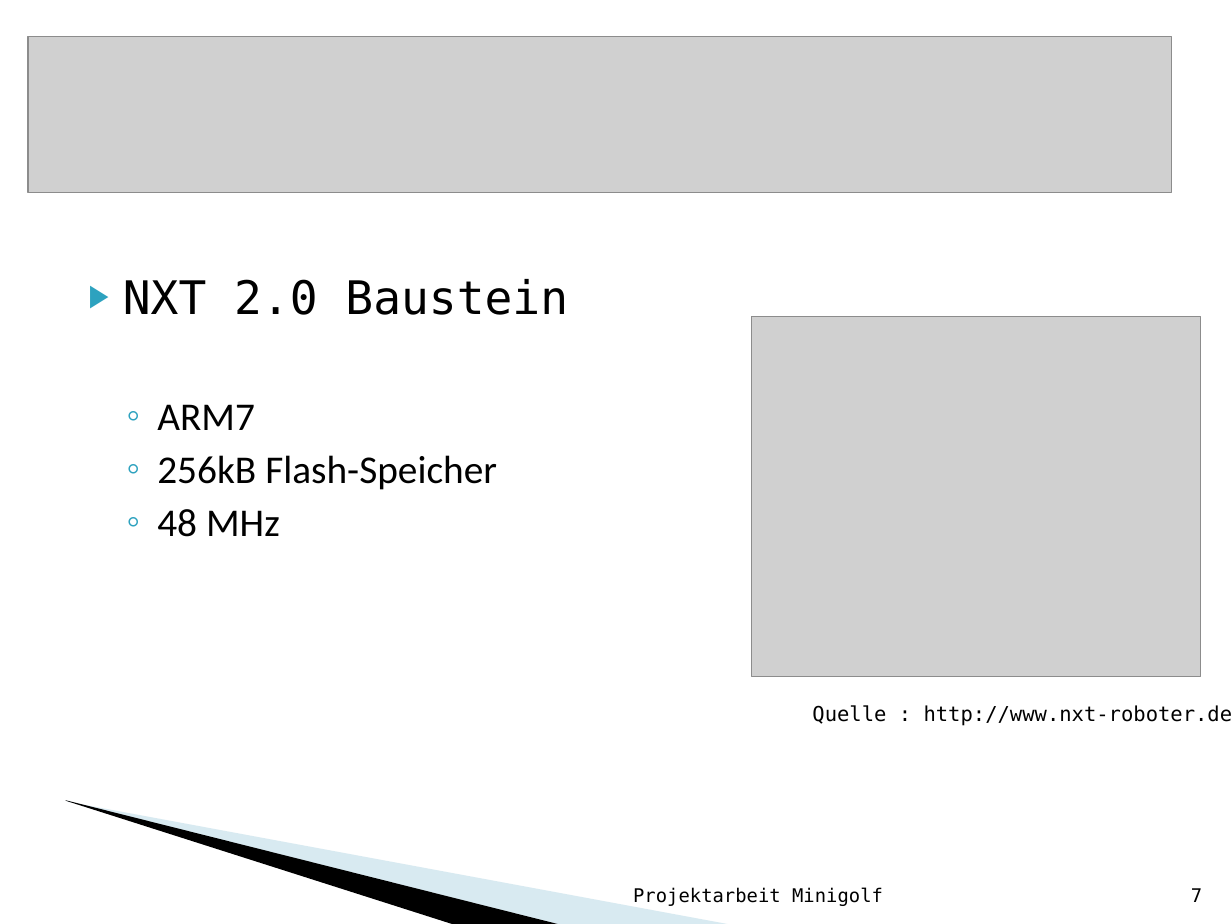
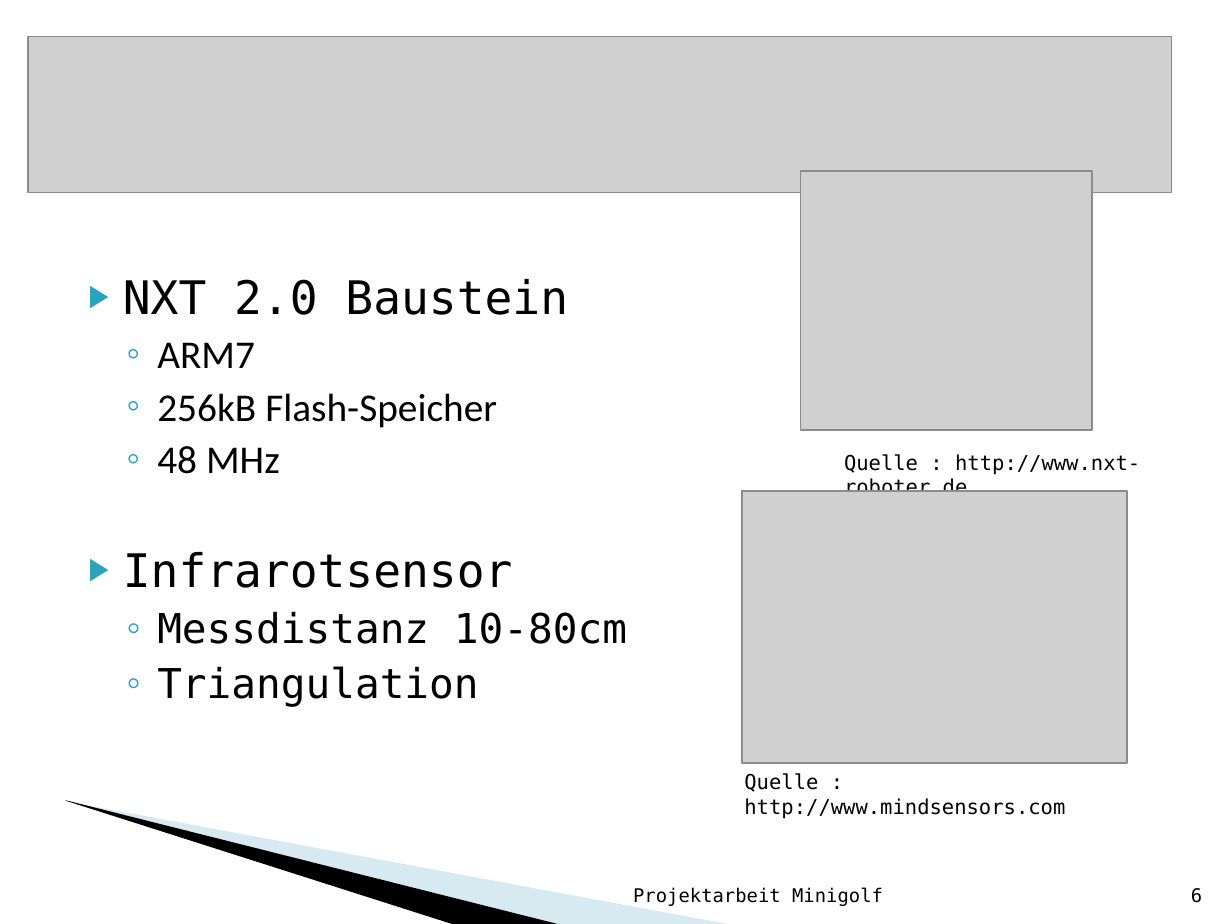
Before and after one commit to Rabbit2Clone/LegoMinigolfV1, a slide deck: slide 6 of Minigolf_mit_Lego_Mindstorms.ppt (slide 7 before the commit). Drawn at 1232x924 pixels with LibreOffice and Linux fonts; fonts in the diff are those of the drawing; grey boxes stand for pictures; background and template pictures are left out. Boxes give left, top, right and bottom in pixels: in the first picture for what was removed or moved away, otherwise in the second. Text is boxed around its words. In the diff, an @@ line names an element or a change of style, - is before the commit and + after.

```diff
--- a/Minigolf_mit_Lego_Mindstorms.ppt
+++ b/Minigolf_mit_Lego_Mindstorms.ppt
@@ picture added at (801, 171, 1093, 430) @@
@@ text "Quelle : http://www.nxt-roboter.de" rewrapped from (812, 705, 1232, 726) to (844, 454, 1140, 492) @@
@@ picture: place and size @@
-picture at (752, 317, 1200, 676)
+picture at (742, 492, 1126, 764)
@@ text at (123, 552, 627, 707): paragraphs added @@
+▶ Infrarotsensor
+  ◦ Messdistanz 10-80cm
+  ◦ Triangulation
@@ text added at (744, 773, 1065, 819), 12 pt, text #000000 @@
+Quelle : http://www.mindsensors.com
@@ page number at (1191, 888, 1202, 903): text changed @@
-7
+6
```
Also in this commit, not shown: 9 other slides changed, 5 slides removed, 6 other files.
